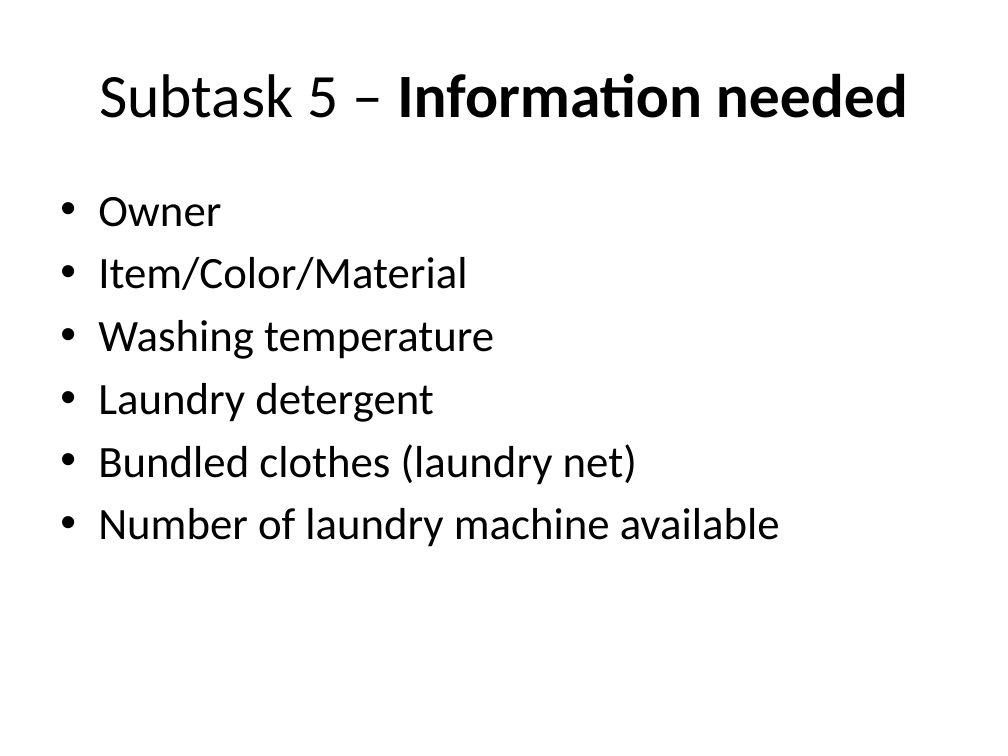
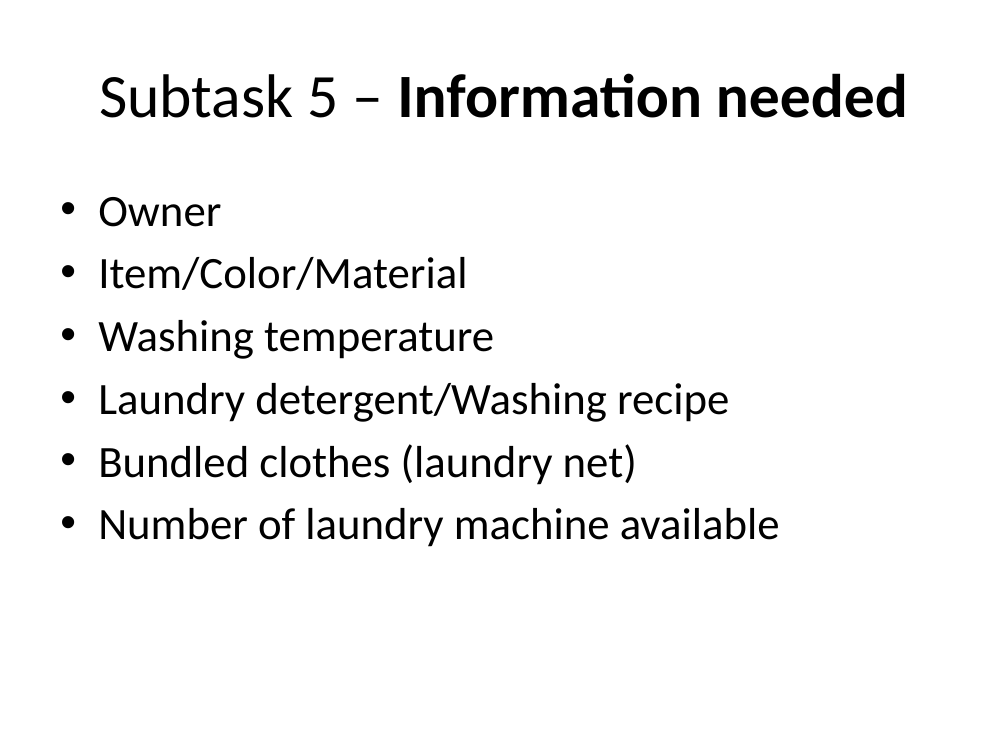
Before and after one commit to isurup/kalle-martin-group, a slide deck: slide 3 of RSD1/RDS1 Grp1.pptx. Drawn at 1008x756 pixels with LibreOffice and Linux fonts; fonts in the diff are those of the drawing. Boxes give left, top, right and bottom in pixels: in the first picture for what was removed or moved away, otherwise in the second. Text is boxed around its words. In the diff, an @@ line names an element or a change of style, - is before the commit and + after.

```diff
--- a/RSD1/RDS1 Grp1.pptx
+++ b/RSD1/RDS1 Grp1.pptx
@@ text at (98,383,729,422): text changed @@
-• Laundry detergent
+• Laundry detergent/Washing recipe
```
Also in this commit, not shown: 1 slide added.
